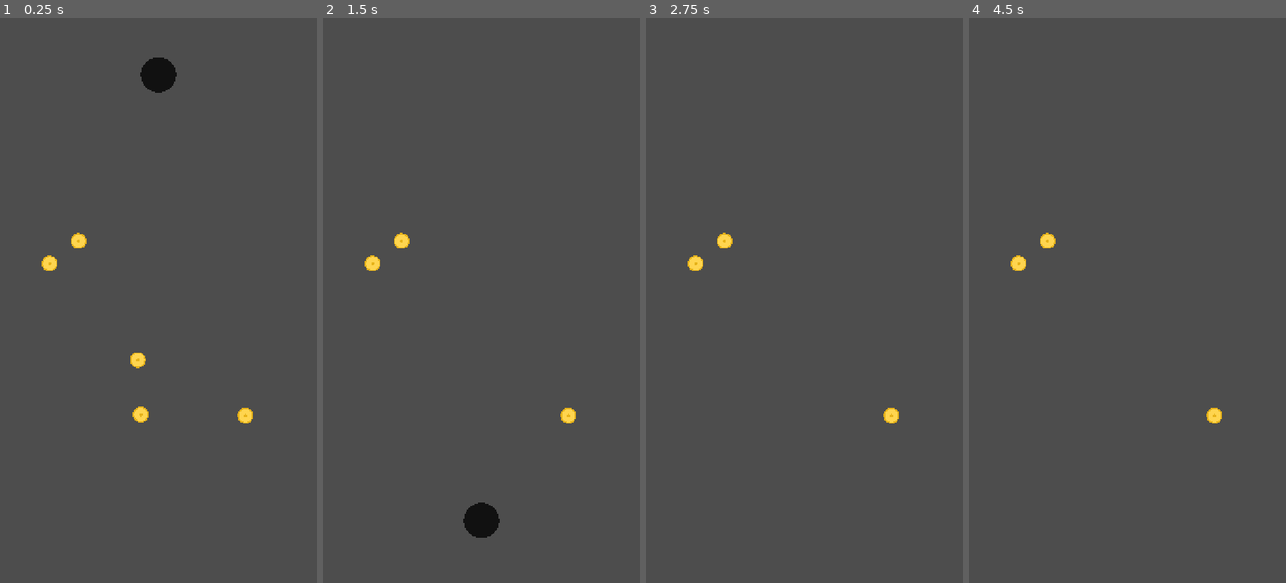
Above: before the commit, frames 1-4 (left to right).
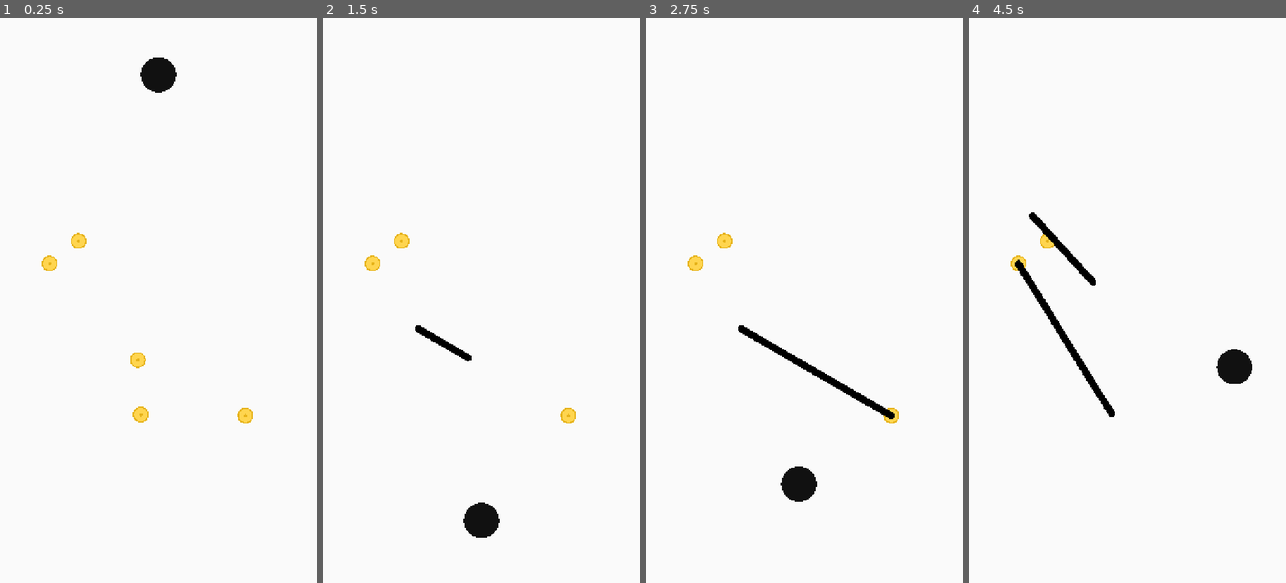
Above: after the commit, the same moments.

Repository: day-dreamer-11/bounce-line-
Game: Godot game, scene res://scenes/TrailDemo.tscn
Two runs of this game, one before a commit and one after it. Both use one fixed random seed, a clock stepped at 60 frames per second and the inputs below.
Inputs (mouse positions are in pixels of both pictures, inside the frame that each line leads up to):
- Up to frame 1 (0.25 s): no input
- Up to frame 2 (1.5 s): tap Enter at 0.5 s; move the mouse to (551, 272) at 0.52 s; click (551, 272) at 0.67 s; drag from (418, 328) to (567, 413) at 1.27 s
- Up to frame 3 (2.75 s): move the mouse to (836, 176) at 2.02 s; click (836, 176) at 2.17 s
- Up to frame 4 (4.5 s): drag from (1111, 413) to (1019, 260) at 2.77 s; move the mouse to (1222, 385) at 3.52 s; click (1222, 385) at 3.67 s; drag from (1032, 215) to (1213, 413) at 4.27 s

The runs differ from the first frame. In frame 1, 99% of the frame differs, in the area x 0-100%, y 0-100%; in frame 2, 99%; in frame 3, 100%; in frame 4, 100%.
Error before the commit: Parse Error: Cannot infer the type of "r" variable because the value doesn't have a set type. (res://scripts/trail_system.gd:33)

Commit message:
fix: Simplify border walls to prevent crash
Hardcoded 720x1280 size instead of get_viewport() which may
return null during startup. Replaced dictionary iteration with
explicit wall creation calls.

Co-Authored-By: Claude Opus 4.7 <noreply@anthropic.com>

Diff:
--- a/scripts/trail_system.gd
+++ b/scripts/trail_system.gd
@@ -19,27 +19,26 @@
 
 
 func _create_borders() -> void:
-	var size := get_viewport().get_visible_rect().size
-	var thick := 20.0
+	var w := 720.0
+	var h := 1280.0
+	var t := 40.0
 
-	var walls := {
-		"top":    Rect2(Vector2(0, -thick),            Vector2(size.x, thick)),
-		"bottom": Rect2(Vector2(0, size.y),             Vector2(size.x, thick)),
-		"left":   Rect2(Vector2(-thick, 0),             Vector2(thick, size.y)),
-		"right":  Rect2(Vector2(size.x, 0),             Vector2(thick, size.y)),
-	}
+	_add_wall("Top",    Vector2(w / 2, -t / 2),       Vector2(w + t * 2, t))
+	_add_wall("Bottom", Vector2(w / 2, h + t / 2),     Vector2(w + t * 2, t))
+	_add_wall("Left",   Vector2(-t / 2, h / 2),        Vector2(t, h + t * 2))
+	_add_wall("Right",  Vector2(w + t / 2, h / 2),     Vector2(t, h + t * 2))
 
-	for key in walls:
-		var r := walls[key]
-		var body := StaticBody2D.new()
-		body.name = "Wall_" + key
-		var shape := CollisionShape2D.new()
-		var rect := RectangleShape2D.new()
-		rect.size = r.size
-		shape.shape = rect
-		shape.position = r.position + r.size / 2.0
-		body.add_child(shape)
-		add_child(body)
+
+func _add_wall(name: String, pos: Vector2, rect_size: Vector2) -> void:
+	var body := StaticBody2D.new()
+	body.name = "Wall_" + name
+	body.position = pos
+	var shape := CollisionShape2D.new()
+	var rect := RectangleShape2D.new()
+	rect.size = rect_size
+	shape.shape = rect
+	body.add_child(shape)
+	add_child(body)
 
 
 func _input(event: InputEvent) -> void:
